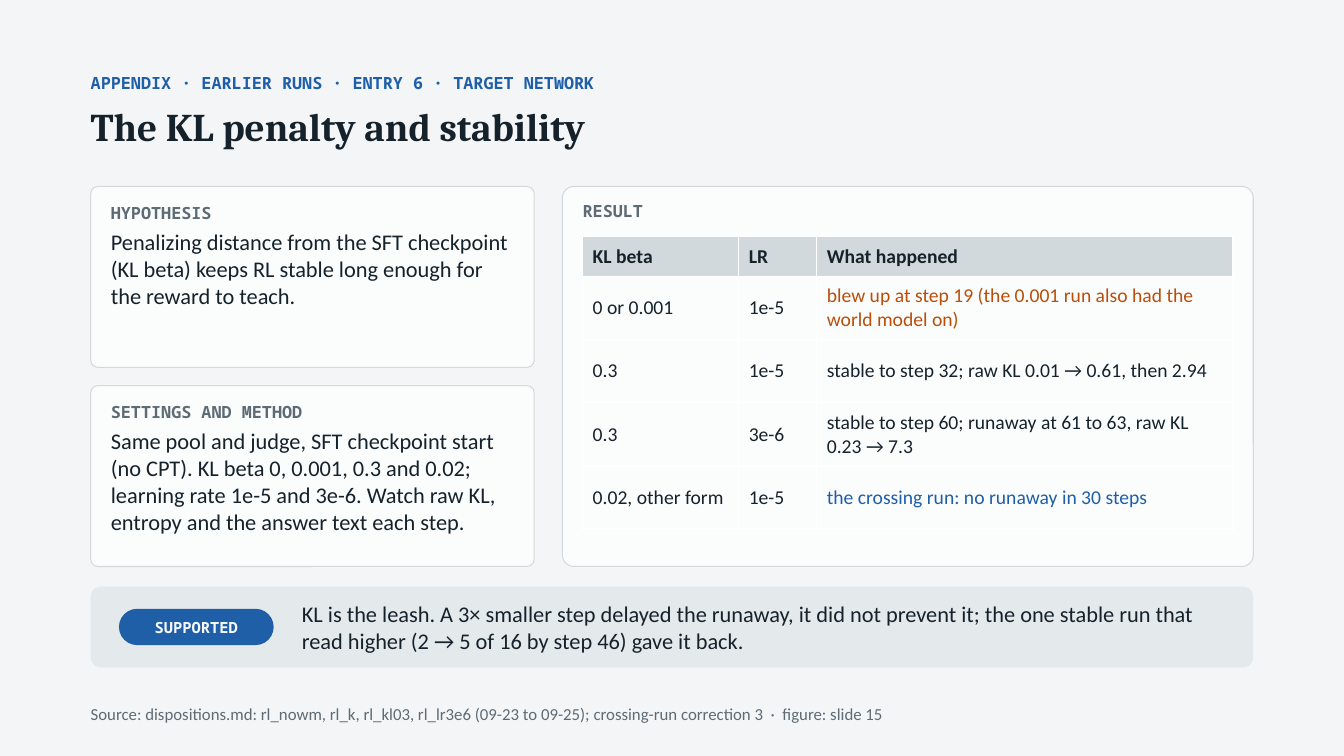
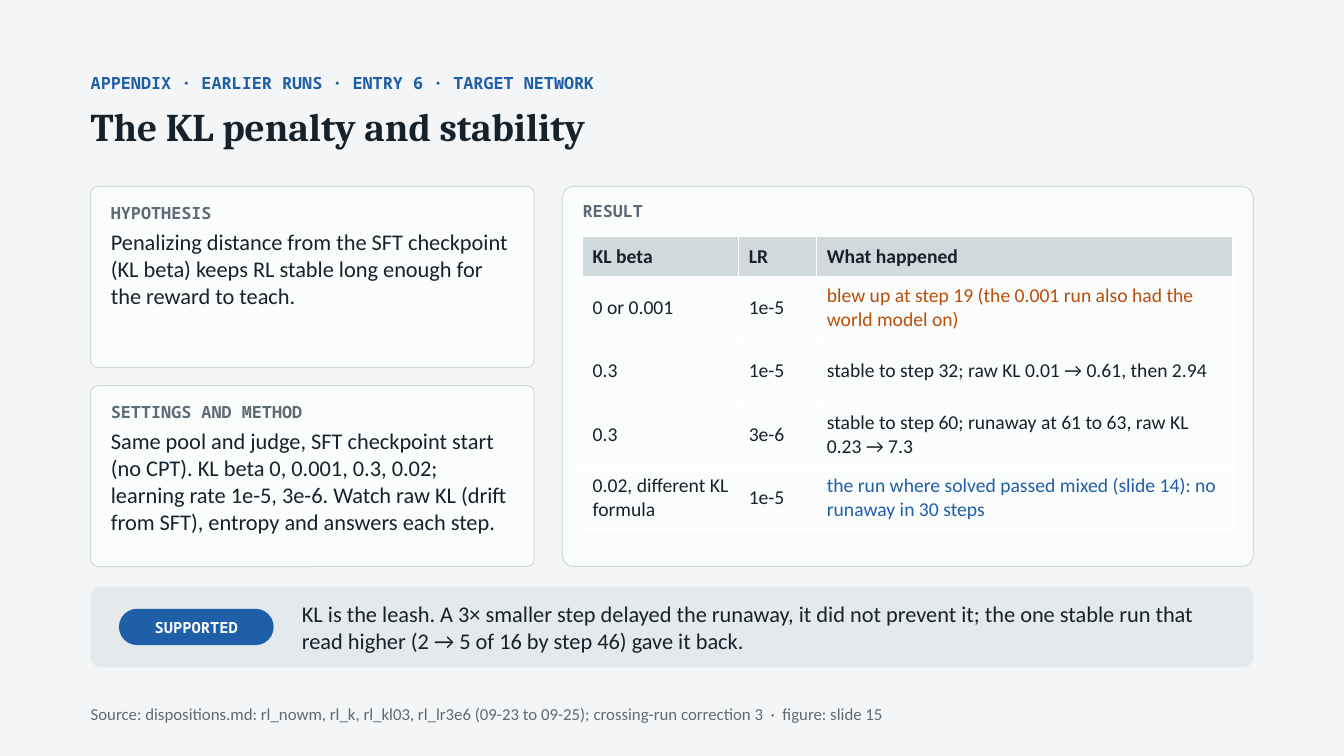
Before and after one commit to thistleknot/rl_v2_share, a slide deck: slide 20 of docs/RL_V2_rl.pptx. Drawn at 1344x756 pixels with LibreOffice and Linux fonts; fonts in the diff are those of the drawing. Boxes give left, top, right and bottom in pixels: in the first picture for what was removed or moved away, otherwise in the second. Text is boxed around its words. In the diff, an @@ line names an element or a change of style, - is before the commit and + after.

```diff
--- a/docs/RL_V2_rl.pptx
+++ b/docs/RL_V2_rl.pptx
@@ table at (583,237,1233,529) @@
-row 5, column 1: 0.02, other form
+row 5, column 1: 0.02, different KL formula
-row 5, column 3: the crossing run: no runaway in 30 steps
+row 5, column 3: the run where solved passed mixed (slide 14): no runaway in 30 steps
@@ text at (111,433,506,534): text changed @@
-Same pool and judge, SFT checkpoint start (no CPT). KL beta 0, 0.001, 0.3 and 0.02; learning rate 1e-5 and 3e-6. Watch raw KL, entropy and the answer text each step.
+Same pool and judge, SFT checkpoint start (no CPT). KL beta 0, 0.001, 0.3, 0.02; learning rate 1e-5, 3e-6. Watch raw KL (drift from SFT), entropy and answers each step.
```
Also in this commit, not shown: 9 other slides changed.
